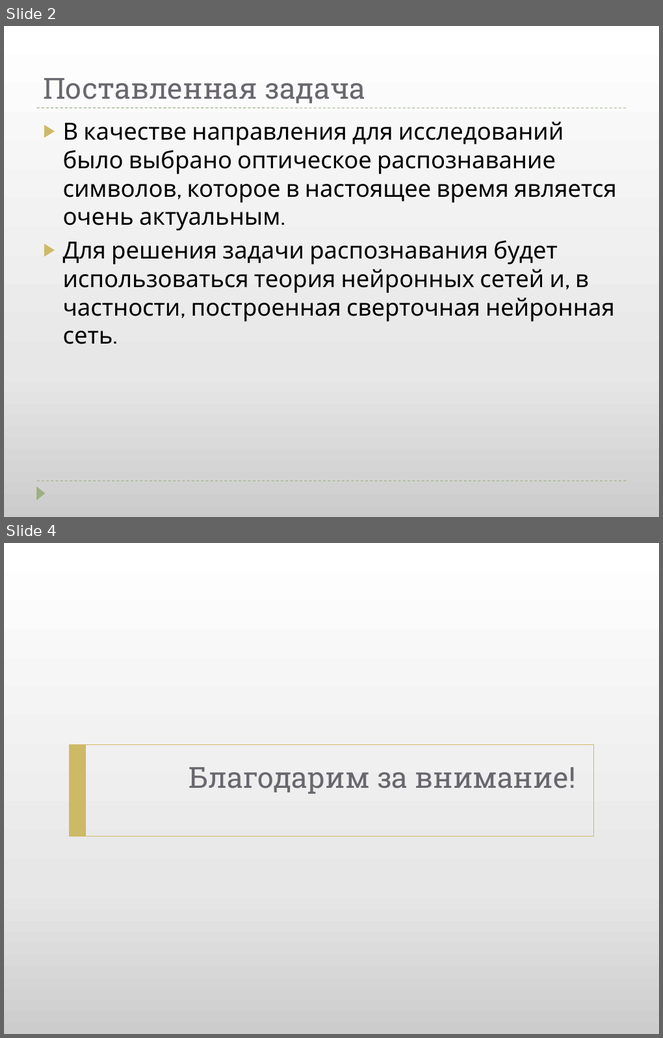
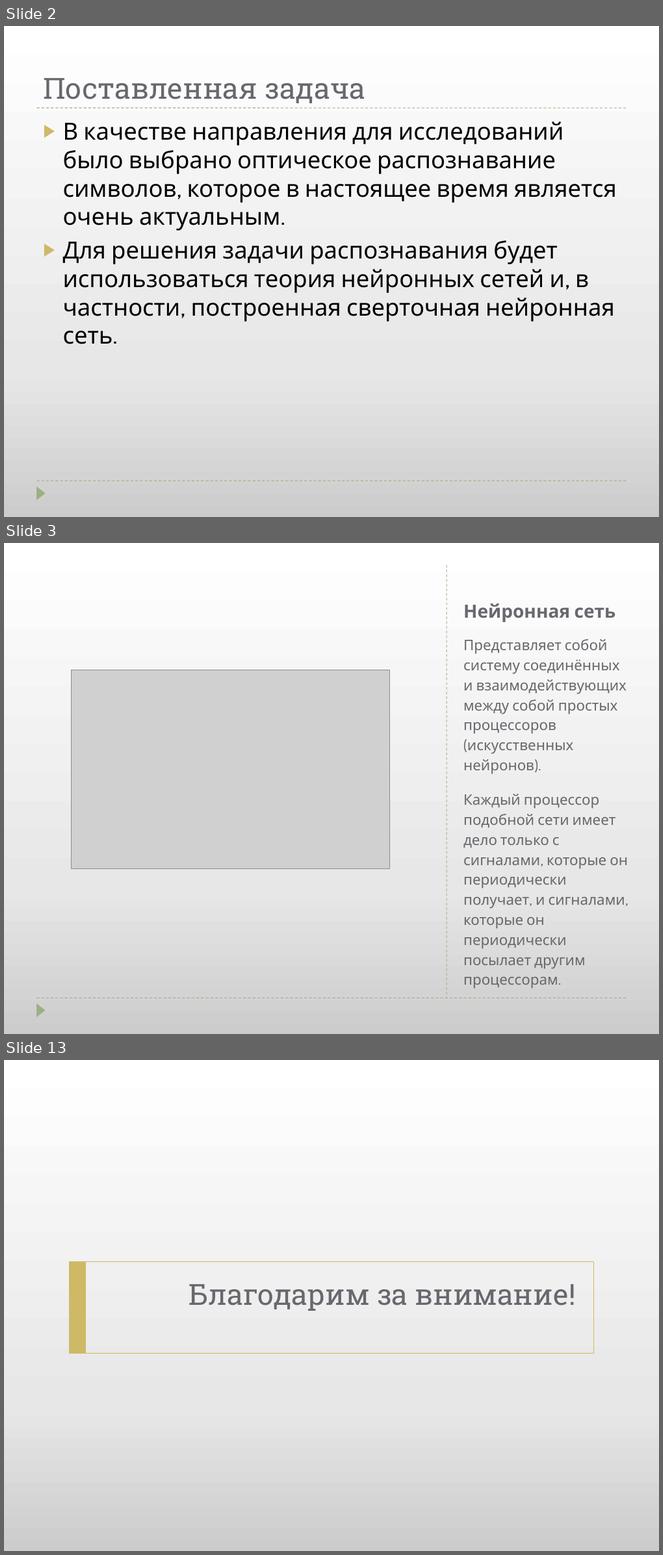
Before and after one commit to igor-kalashnikov/nebulous, a slide deck: Documentation/Project Presentation.pptx. Shown one above the other, each under a label of ours: slides 2 and 4 before the commit, slides 2, 3 and 13 after it; the slides between them are not shown. The pictures are 663x1038 and 663x1555 pixels, drawn with LibreOffice and Linux fonts; fonts in the diff are those of the drawing; grey boxes stand for pictures. Boxes give left, top, right and bottom in pixels: in the first picture for what was removed or moved away, otherwise in the second. Text is boxed around its words. In the diff, an @@ line names an element or a change of style, - is before the commit and + after.

```diff
--- a/Documentation/Project Presentation.pptx
+++ b/Documentation/Project Presentation.pptx
@@ slide 3 added at box(4, 543, 659, 1034), background gradient #CCCCCC to #E7E7E7 to #FFFFFF; not listed: 2 template elements that a slide beside it also shows @@
@@ line added from (447, 565) to (447, 998), #9CB084 0.75 pt dashed @@
@@ title added at box(464, 603, 616, 622), 20 pt, text #69676D, bold @@
+Нейронная сеть
@@ text added at box(464, 639, 628, 969), 16 pt, text #69676D @@
+Представляет собой систему соединённых и взаимодействующих между собой простых процессоров (искусственных нейронов).
+Каждый процессор подобной сети имеет дело только с сигналами, которые он периодически получает, и сигналами, которые он периодически посылает другим процессорам.
@@ picture added at box(72, 670, 389, 869) @@
@@ what was slide 4 is now slide 13 @@
```
Also in this commit, not shown: 1 slide changed, 8 other slides added, 2 other files.
